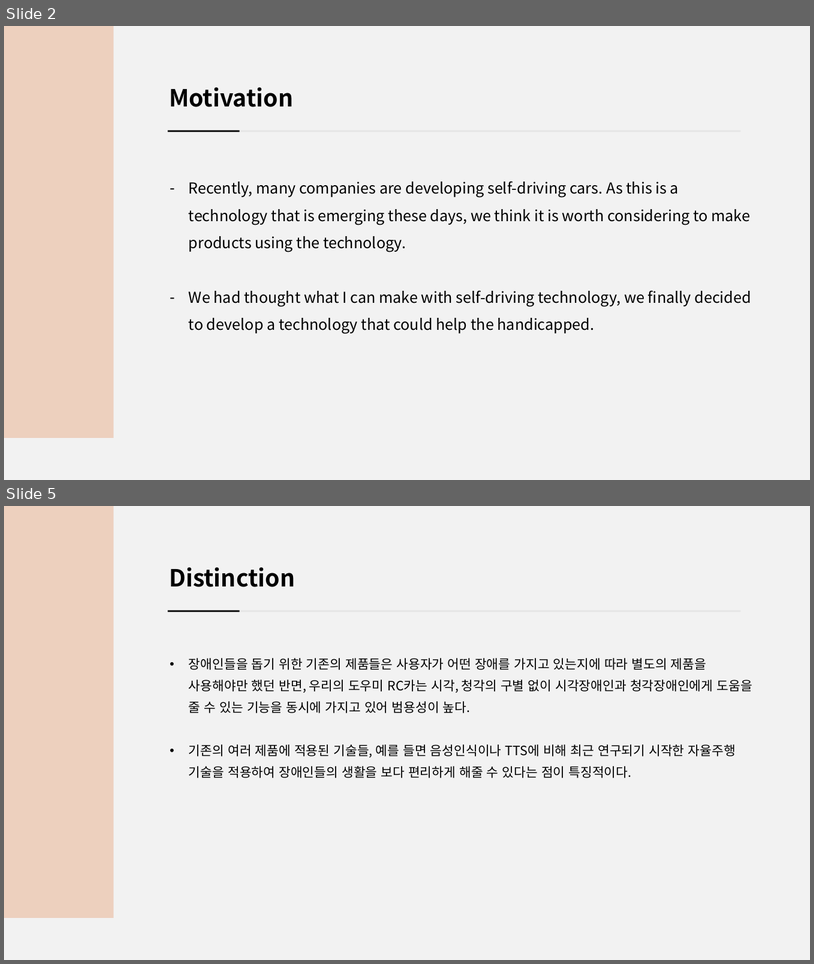
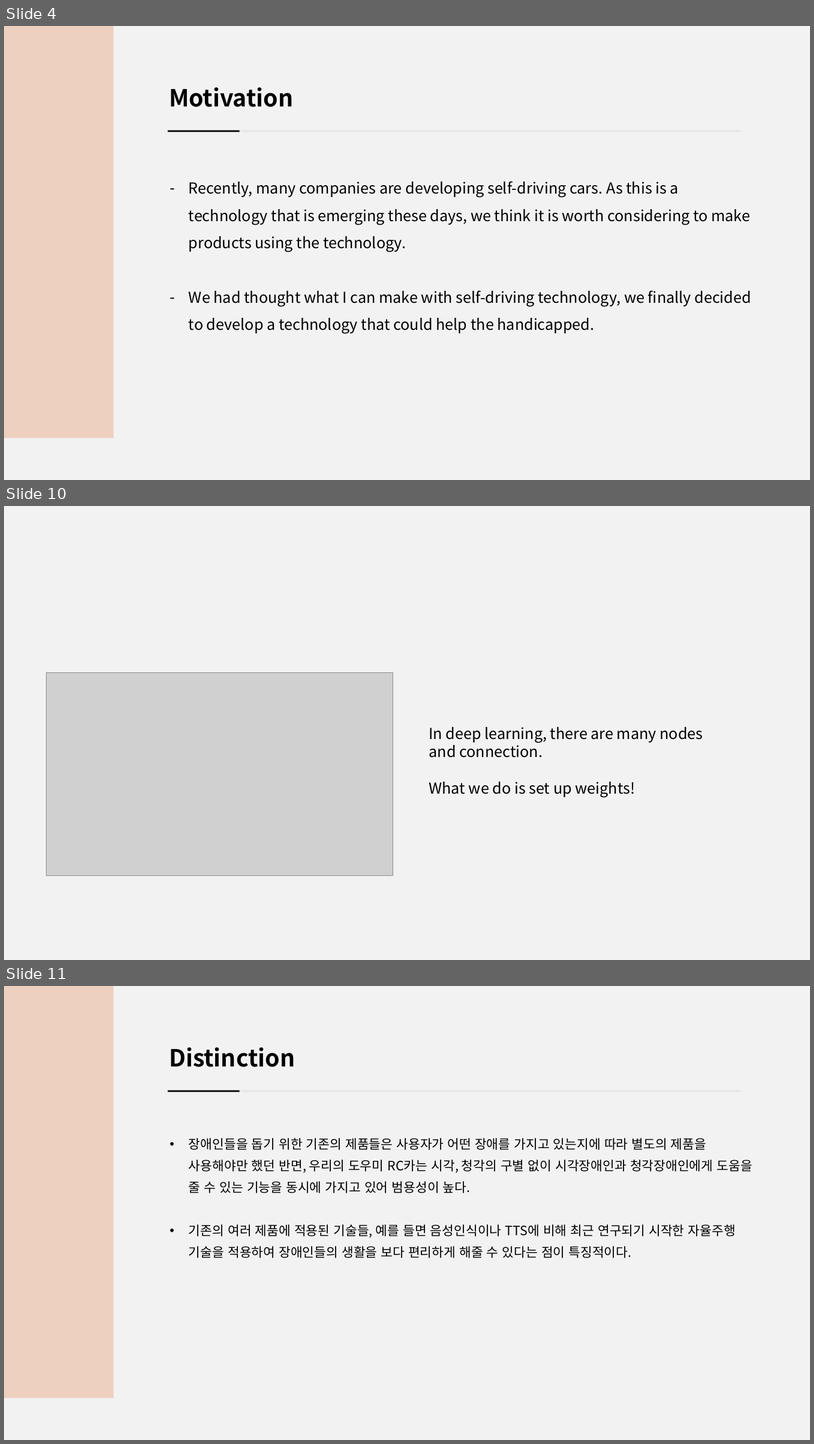
Before and after one commit to jsotouto/ICARUS, a slide deck: ICARUS 발표자료.pptx. Shown one above the other, each under a label of ours: slides 2 and 5 before the commit, slides 4, 10 and 11 after it; the slides between them are not shown. The pictures are 814x964 and 814x1444 pixels, drawn with LibreOffice and Linux fonts; fonts in the diff are those of the drawing; grey boxes stand for pictures. Boxes give left, top, right and bottom in pixels: in the first picture for what was removed or moved away, otherwise in the second. Text is boxed around its words. In the diff, an @@ line names an element or a change of style, - is before the commit and + after.

```diff
--- a/ICARUS 발표자료.pptx
+++ b/ICARUS 발표자료.pptx
@@ slide 10 added at <box>4,506,810,960</box>, background #F2F2F2 @@
@@ picture added at <box>47,672,393,875</box> @@
@@ text added at <box>429,727,704,797</box>, 18 pt, text #000000 @@
+In deep learning, there are many nodes and connection.
+What we do is set up weights!
@@ what was slide 2 is now slide 4 @@
@@ what was slide 5 is now slide 11 @@
```
Also in this commit, not shown: 2 slides changed, 7 other slides added, 1 slide removed.
